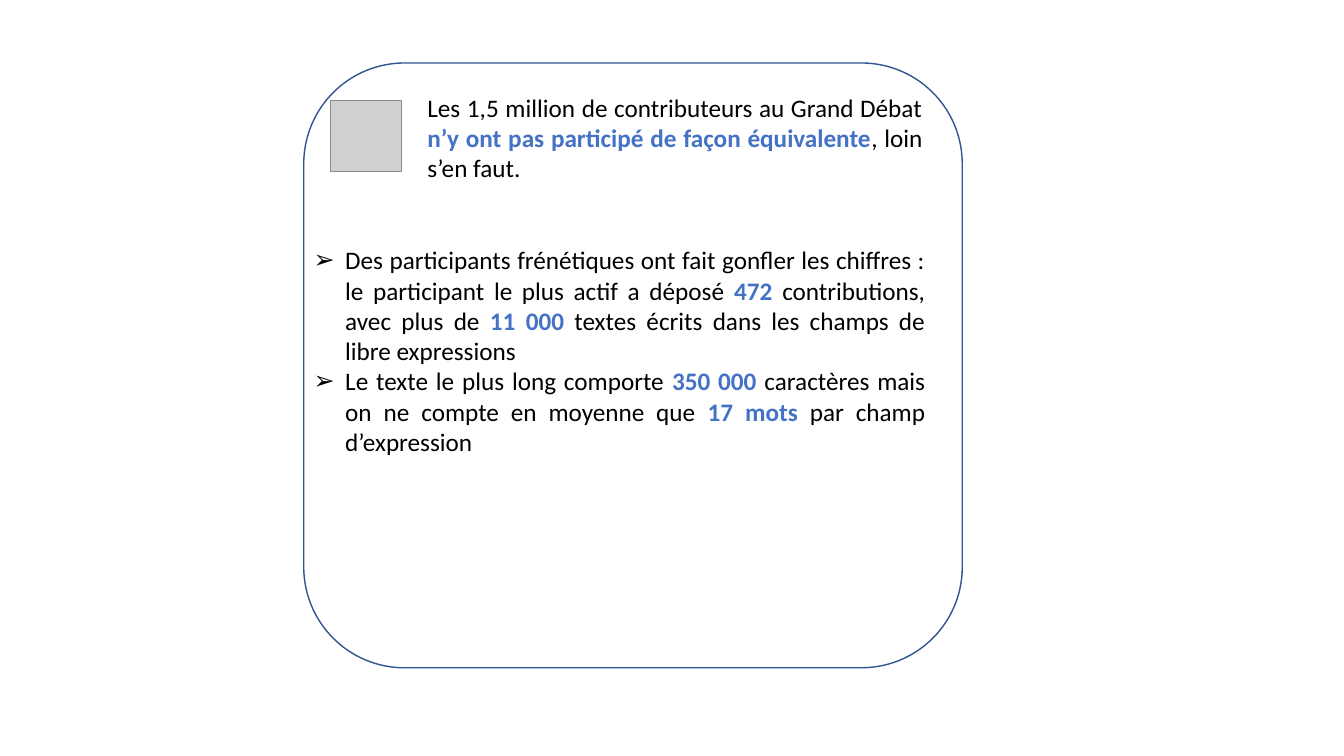
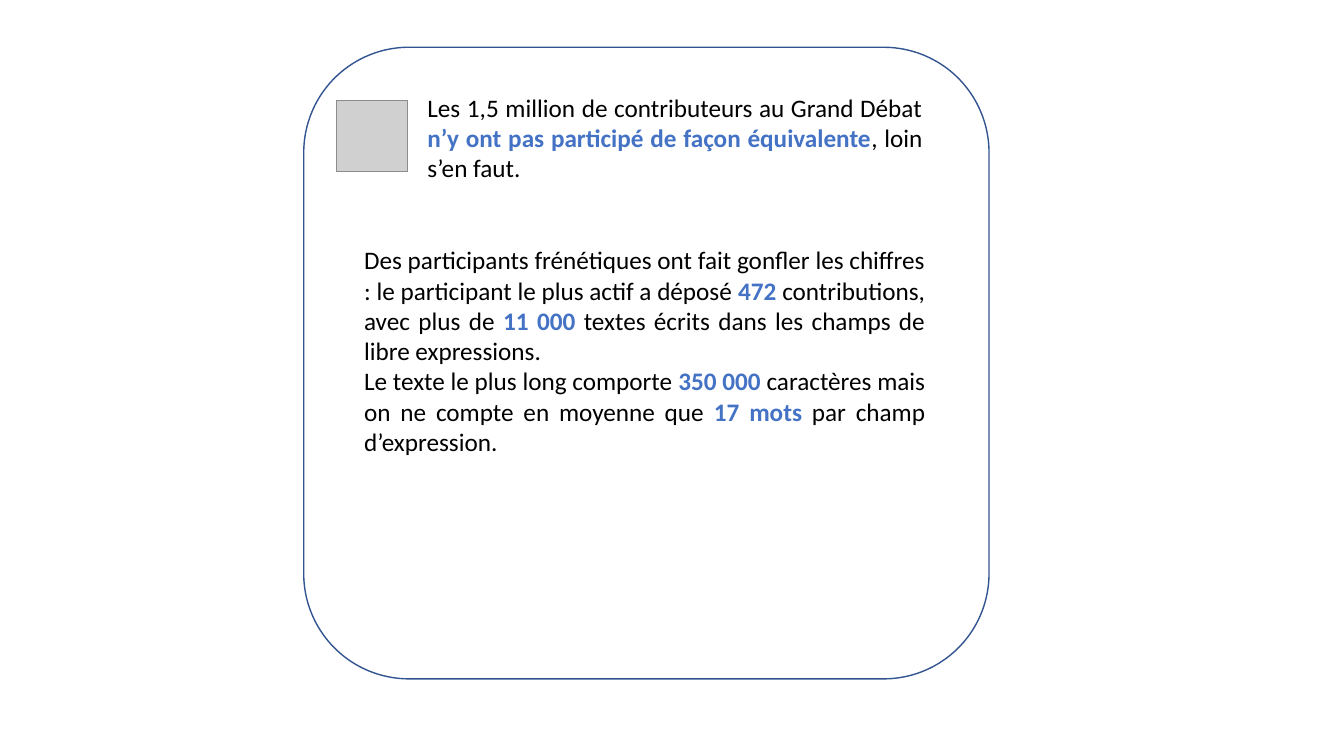
Before and after one commit to GrandDebatAnalyse/GrandDebatAnalyse.github.io, a slide deck: slide 2 of encadrés limites.pptx. Drawn at 1344x756 pixels with LibreOffice and Linux fonts; fonts in the diff are those of the drawing; grey boxes stand for pictures. Boxes give left, top, right and bottom in pixels: in the first picture for what was removed or moved away, otherwise in the second. Text is boxed around its words. In the diff, an @@ line names an element or a change of style, - is before the commit and + after.

```diff
--- a/encadrés limites.pptx
+++ b/encadrés limites.pptx
@@ rounded rectangle: place and size @@
-rounded rectangle at bbox=[303, 63, 962, 667]
+rounded rectangle at bbox=[303, 47, 989, 680]
@@ picture: place and size @@
-picture at bbox=[331, 101, 401, 171]
+picture at bbox=[337, 101, 407, 171]
@@ text at bbox=[364, 251, 925, 455]: text changed @@
-➢ Des participants frénétiques ont fait gonfler les chiffres : le participant le plus actif a déposé 472 contributions, avec plus de 11 000 textes écrits dans les champs de libre expressions
-➢ Le texte le plus long comporte 350 000 caractères mais on ne compte en moyenne que 17 mots par champ d’expression
+  Des participants frénétiques ont fait gonfler les chiffres : le participant le plus actif a déposé 472 contributions, avec plus de 11 000 textes écrits dans les champs de libre expressions.
+  Le texte le plus long comporte 350 000 caractères mais on ne compte en moyenne que 17 mots par champ d’expression.
```
Also in this commit, not shown: 2 other slides changed, 5 other files.
